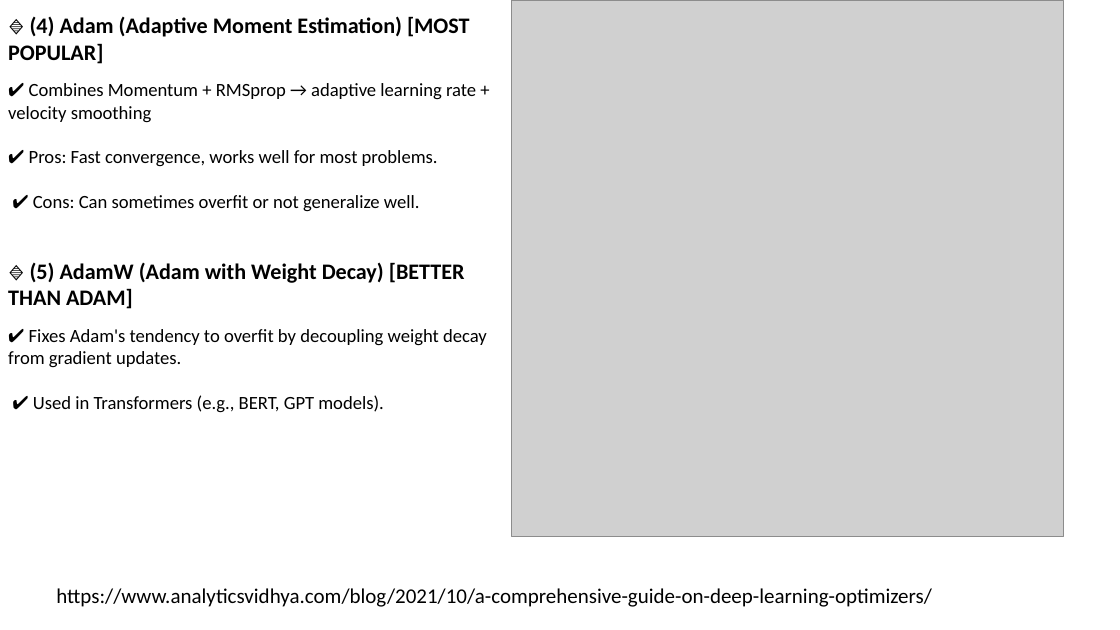
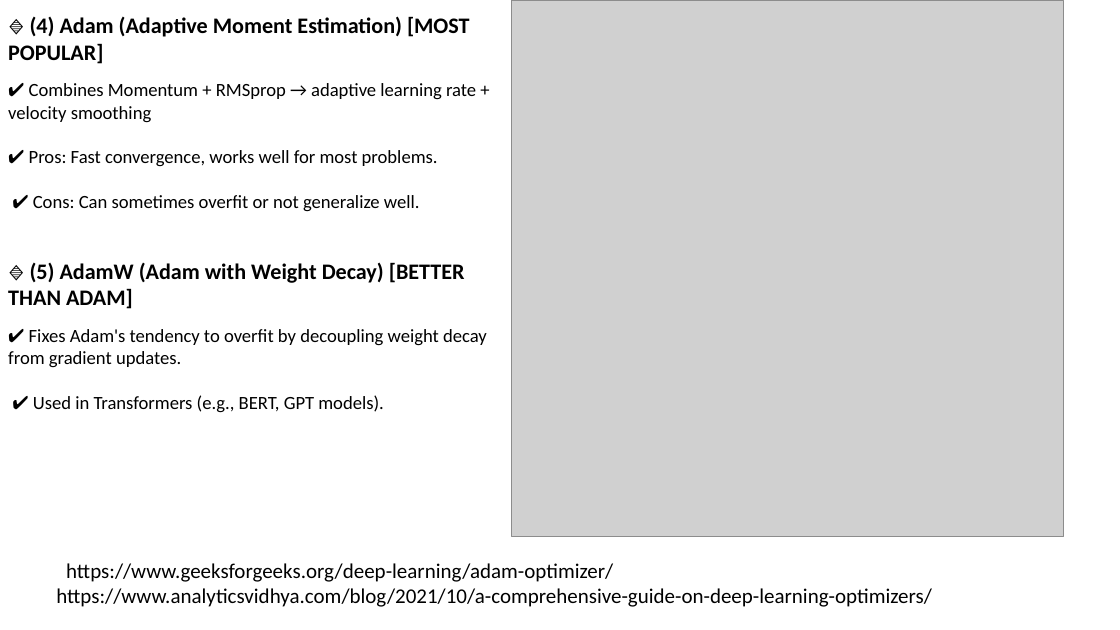
Before and after one commit to shahil04/ds_materials, a slide deck: slide 53 of 9.Deep_learning/class_3_module_9_deep learning_Loss_Functions Gradient Descent.pptx (slide 55 before the commit). Drawn at 1120x630 pixels with LibreOffice and Linux fonts; fonts in the diff are those of the drawing; grey boxes stand for pictures. Boxes give left, top, right and bottom in pixels: in the first picture for what was removed or moved away, otherwise in the second. Text is boxed around its words. In the diff, an @@ line names an element or a change of style, - is before the commit and + after.

```diff
--- a/9.Deep_learning/class_3_module_9_deep learning_Loss_Functions Gradient Descent.pptx
+++ b/9.Deep_learning/class_3_module_9_deep learning_Loss_Functions Gradient Descent.pptx
@@ text added at box(66, 563, 613, 582), 18 pt, text #000000 @@
+https://www.geeksforgeeks.org/deep-learning/adam-optimizer/
```
Also in this commit, not shown: 7 other slides changed, 1 slide added, 3 slides removed, 50 other files.
